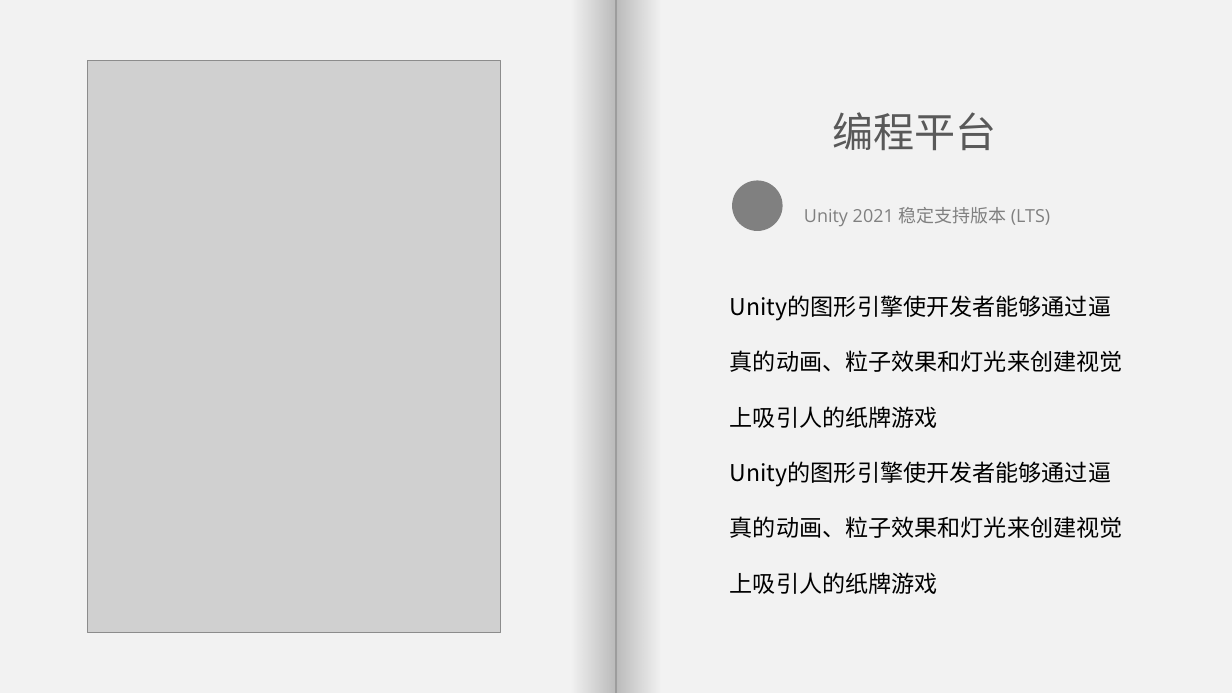
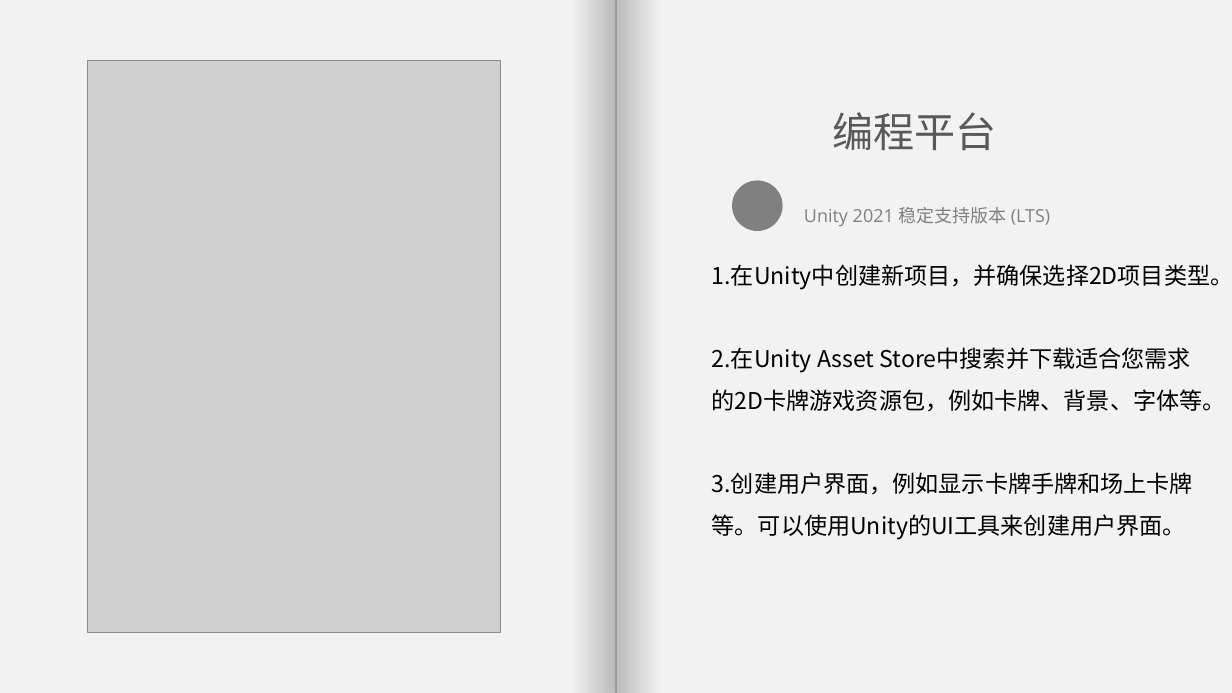
Before and after one commit to HongYi4588/CardGame, a slide deck: slide 3 of 永续地牢Ouroboros 设计方案.pptx. Drawn at 1232x693 pixels with LibreOffice and Linux fonts; fonts in the diff are those of the drawing; grey boxes stand for pictures. Boxes give left, top, right and bottom in pixels: in the first picture for what was removed or moved away, otherwise in the second. Text is boxed around its words. In the diff, an @@ line names an element or a change of style, - is before the commit and + after.

Commit message:
设计方案演讲ppt
加入了数据库连接，UI设计，unity使用流程等部分

```diff
--- a/永续地牢Ouroboros 设计方案.pptx
+++ b/永续地牢Ouroboros 设计方案.pptx
@@ text at (712, 264, 1232, 540): text changed @@
-Unity的图形引擎使开发者能够通过逼真的动画、粒子效果和灯光来创建视觉上吸引人的纸牌游戏
-Unity的图形引擎使开发者能够通过逼真的动画、粒子效果和灯光来创建视觉上吸引人的纸牌游戏
+1.在Unity中创建新项目，并确保选择2D项目类型。
+2.在Unity Asset Store中搜索并下载适合您需求的2D卡牌游戏资源包，例如卡牌、背景、字体等。
+3.创建用户界面，例如显示卡牌手牌和场上卡牌等。可以使用Unity的UI工具来创建用户界面。
```
Also in this commit, not shown: 4 slides added.
